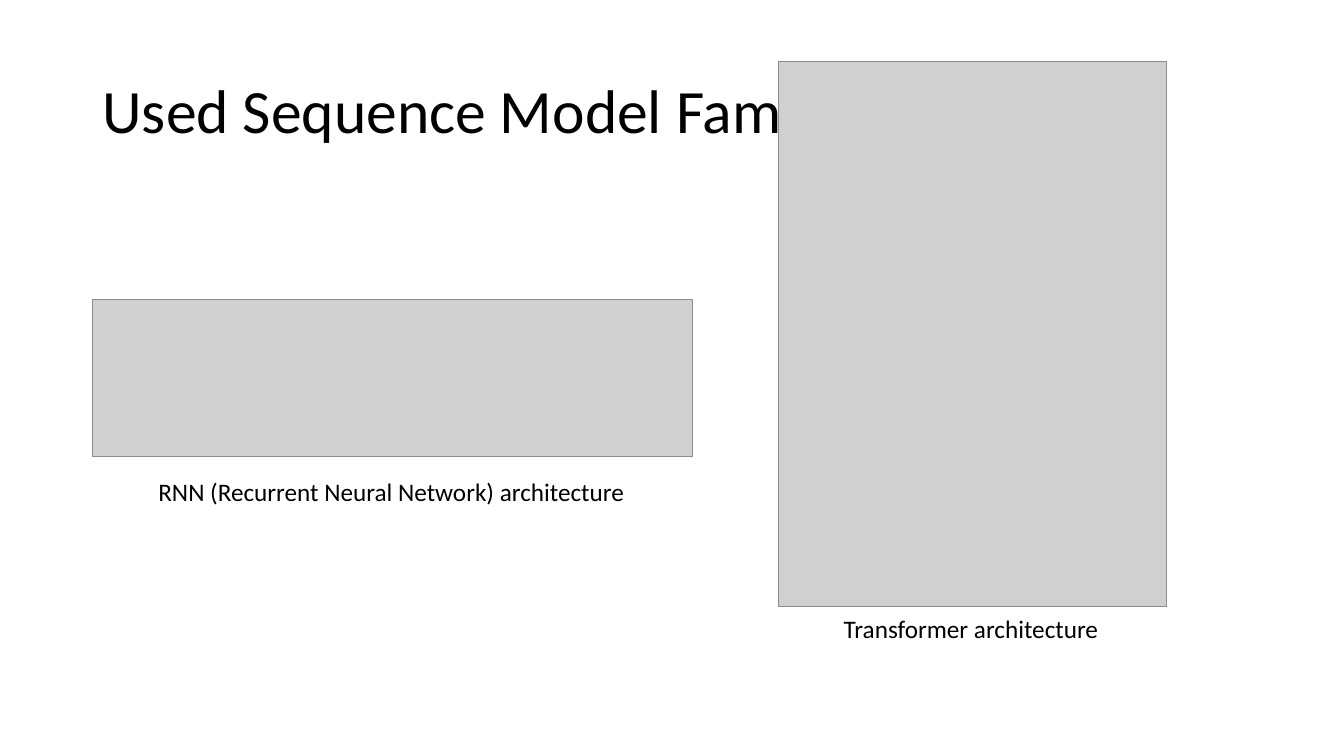
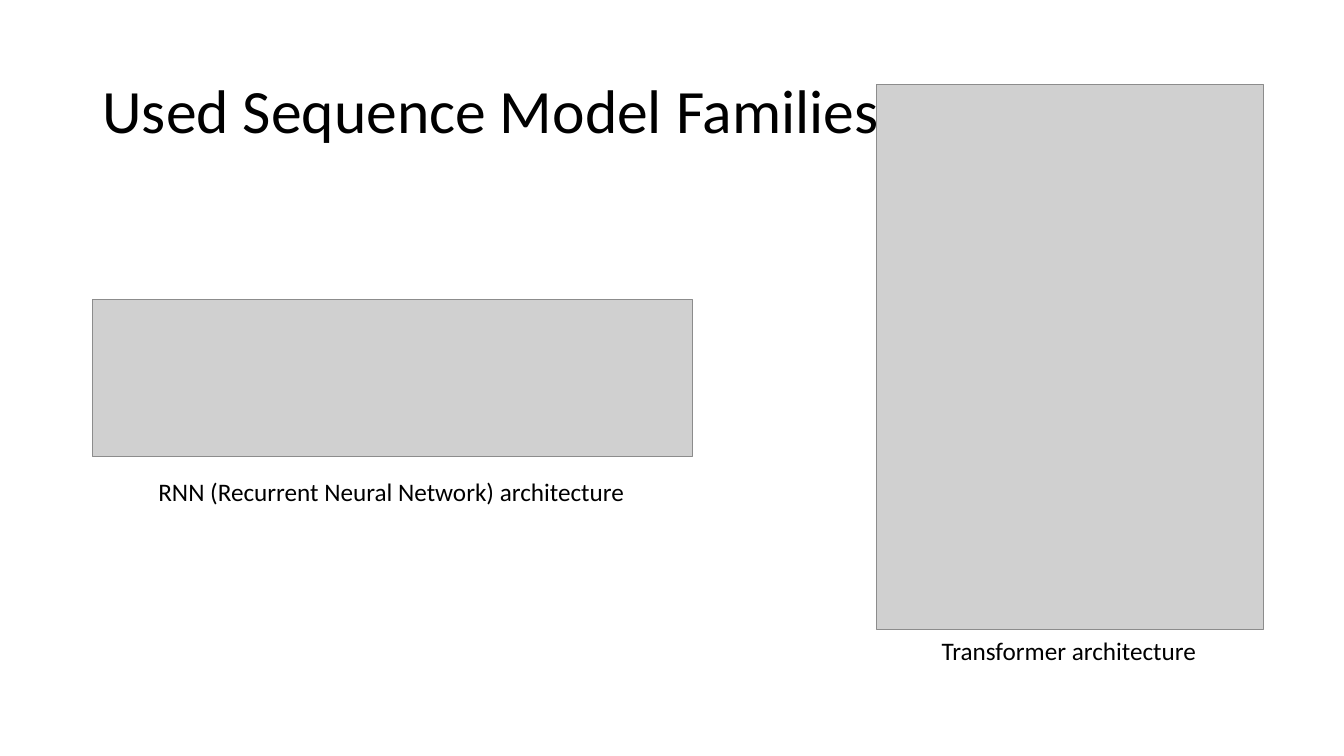
Before and after one commit to Oidlichtnwoada/NeuralNetworkArena, a slide deck: slide 6 of thesis/presentations/thesis_presentation.pptx. Drawn at 1344x756 pixels with LibreOffice and Linux fonts; fonts in the diff are those of the drawing; grey boxes stand for pictures. Boxes give left, top, right and bottom in pixels: in the first picture for what was removed or moved away, otherwise in the second. Text is boxed around its words. In the diff, an @@ line names an element or a change of style, - is before the commit and + after.

```diff
--- a/thesis/presentations/thesis_presentation.pptx
+++ b/thesis/presentations/thesis_presentation.pptx
@@ picture: place and size @@
-picture at bbox=[778, 62, 1167, 606]
+picture at bbox=[876, 85, 1264, 629]
@@ text "Transformer architecture": place and size @@
-text "Transformer architecture" at bbox=[844, 620, 1098, 639]
+text "Transformer architecture" at bbox=[942, 642, 1196, 661]
```
Also in this commit, not shown: 2 other slides changed, 2 slides added.
